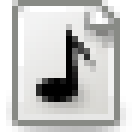
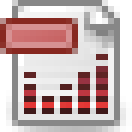
Layered file, before and after one edit (132x132). Changes by layer:
removed layer "Layer 0" over [6, 0, 120, 126]
added layer "Lines" (color dodge) above "Spectrum" over [24, 66, 108, 108]
added layer "Spectrum" above "Box" over [24, 54, 108, 114]
added layer "Box" above "Grey" over [0, 18, 78, 54]
added layer "Paper" over [6, 0, 120, 126]
